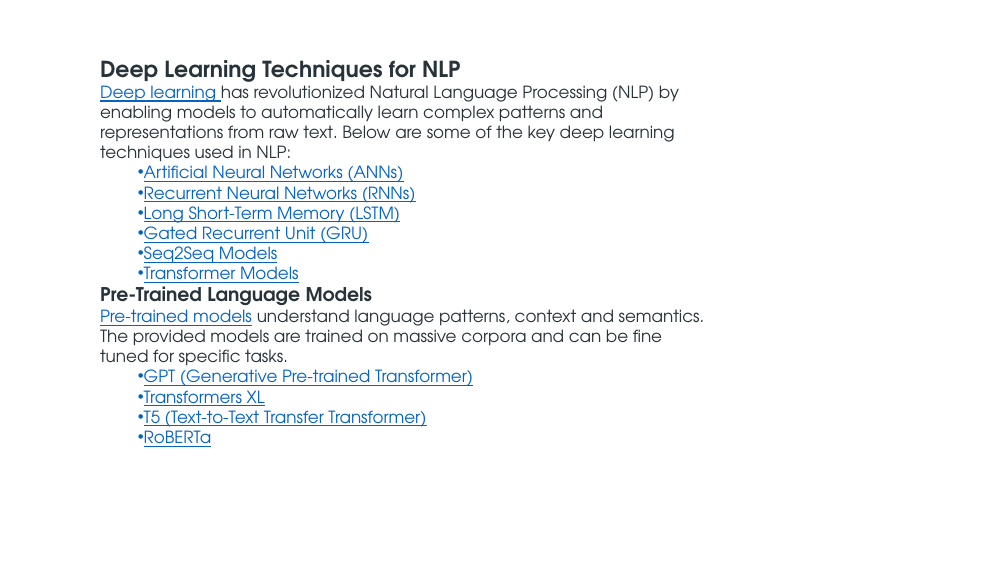
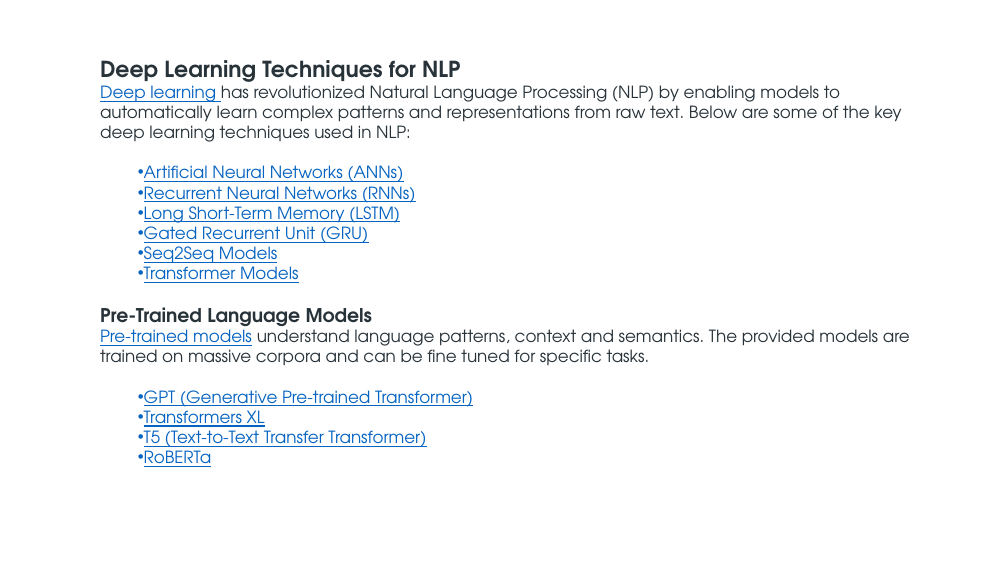
Before and after one commit to shahil04/ds_materials, a slide deck: slide 24 of 9.Deep_learning/class_11.0_NLP_text_preprocessing_.pptx (slide 23 before the commit). Drawn at 1008x567 pixels with LibreOffice and Linux fonts; fonts in the diff are those of the drawing. Boxes give left, top, right and bottom in pixels: in the first picture for what was removed or moved away, otherwise in the second. Text is boxed around its words. In the diff, an @@ line names an element or a change of style, - is before the commit and + after.

```diff
--- a/9.Deep_learning/class_11.0_NLP_text_preprocessing_.pptx
+++ b/9.Deep_learning/class_11.0_NLP_text_preprocessing_.pptx
@@ text "Deep Learning Techniques for NLP" rewrapped from [100,60,705,447] to [100,60,910,467] @@
```
Also in this commit, not shown: 11 other slides changed, 10 slides added, 6 slides removed, 10 other files.
